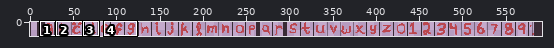
Pixel-art file: src/assets/art/font_small.aseprite. Above: a wide view before the commit, with the close-up outlined.
Close-up. Earlier state:
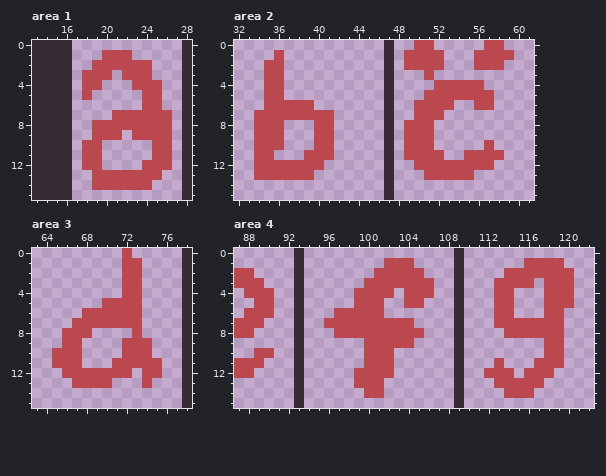
592x16 pixels, 1 frame. Shown: area 1: x 13..28, y 0..15; area 2: x 32..61, y 0..15; area 3: x 63..78, y 0..15; area 4: x 87..122, y 0..15. The commit also changed other parts of the picture, which this record leaves out.
Now the later version:
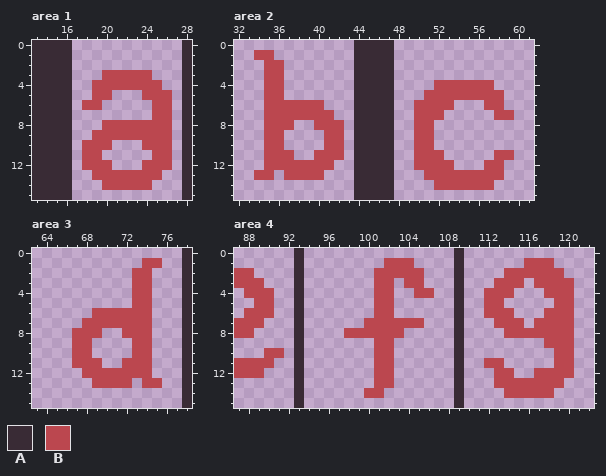
Palette (. is transparent): A #392b35  B #bb474f
The edit:
Changed rows in their new state; - is an unchanged pixel.
Area 1:
first column x 18:
 1 --...----
 2 -......--
 3 ..-B-----
 4 .-BBB----
 5 .BB-----B
 6 BB----.-B
 7 ---....--
 8 -.-------
 9 ----B----
10 --B---B--
12 --B------
14 -.-------
Area 2:
first column x 34:
 0 ----------AAA---..-----..-
 1 BB.-------AAA--....---....
 2 ----------AAA--....---...-
 3 ----------AAA----.--------
 4 ----------AAA----------B--
 5 ----------AAA-----------B-
 6 ------B---AAA---------.-B-
 7 .---------AAA-----------BB
 8 .--B----B-AAA--.----------
 9 .-----.-B-AAA--.----------
10 .-----.-B-AAA--.-------.--
11 .-BB-.--B-AAA--.-----...-B
12 .------B--AAA-------...-B-
13 --.---B---AAA---------BBB-
14 ----------AAA-----BBBBBB--
15 ----------AAA-------------
Area 3:
first column x 65:
 0 -------.---
 1 -------..BB
 2 -------.-B-
 3 -------.-B-
 4 -------.-B-
 5 -----...-B-
 6 ---.-----B-
 7 --.------B-
 8 -.--B--B-B-
 9 -.-B---.---
10 ..-B---.---
11 ..-BB-.---.
12 -..-----B-.
13 --..--BB--B
Area 4:
first column x 89:
 1 ------------------------------.-
 2 -------------------------------.
 3 -----------.--.--.---------.B---
 4 ----------..---.-------B--------
 5 ----------..-B-..------B-.---.--
 6 --------....-B---------B-------B
 7 -------....-----B----------.---B
 8 --------.------..--------------B
 9 -----------.--..---------------B
10 .-B--------.-----------------.-B
11 -B---------.-----------B----..-B
12 B---------..-----------.---.--BB
13 ----------..-B---------------BB-
14 ----------------------------BB--
Where, in picture pixels (left, top, right, bottom), the same in both close-ups:
changed: (82, 50, 172, 190)
changed: (254, 40, 514, 200)
changed: (52, 248, 162, 388)
changed: (484, 258, 574, 398)
changed: (324, 278, 434, 388)
changed: (254, 348, 284, 378)
